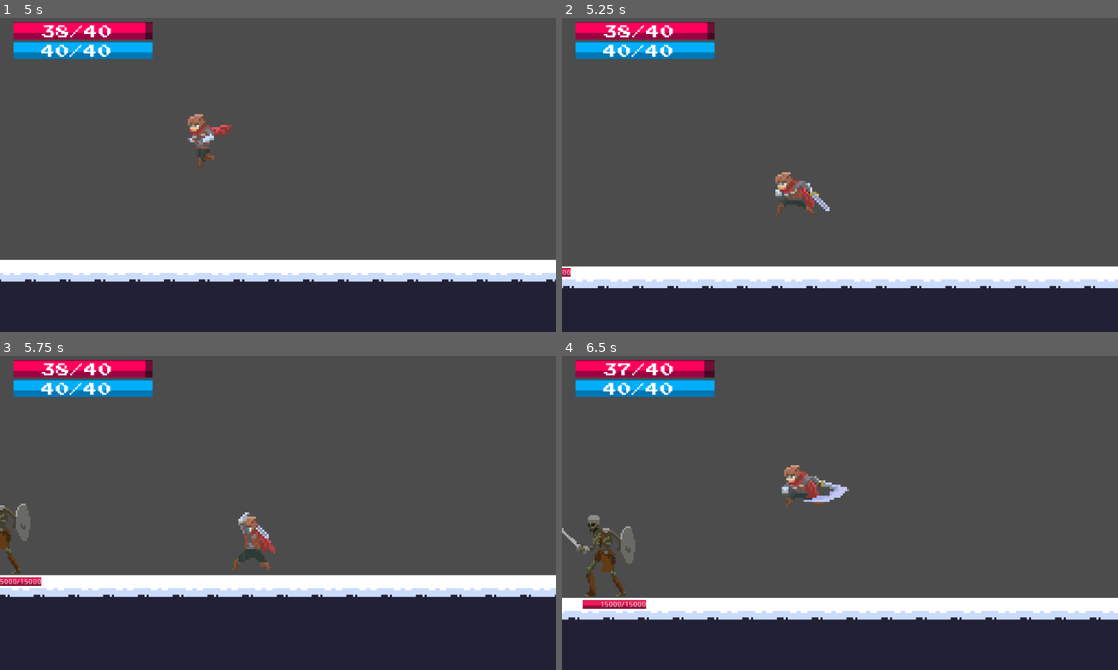
Above: before the commit, frames 1-4 (two rows, left to right).
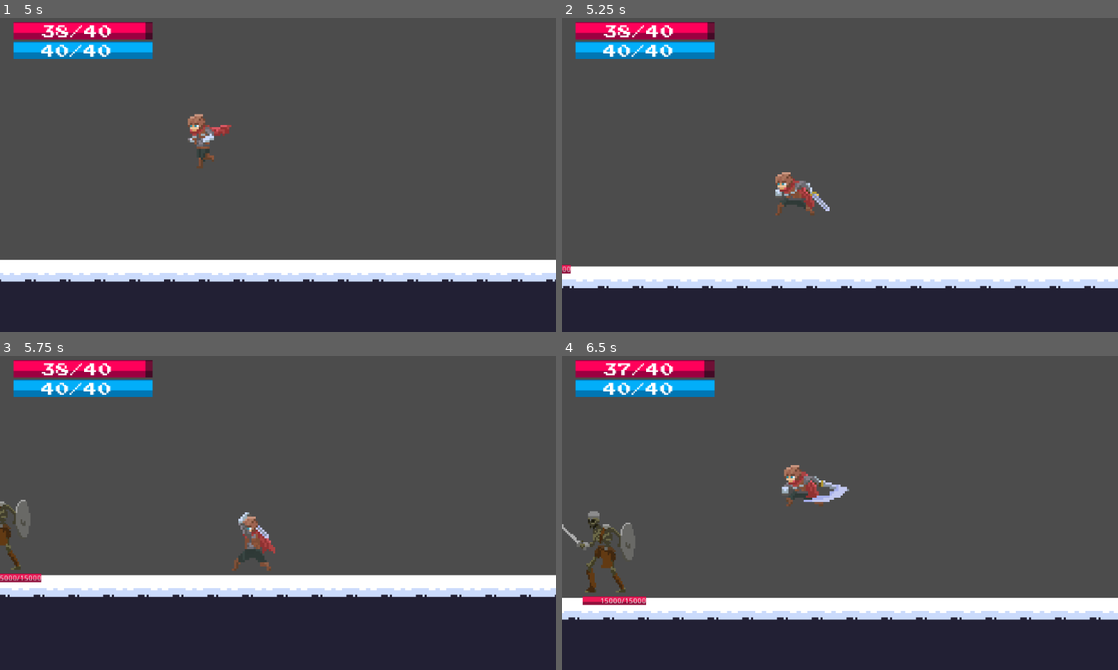
Above: after the commit, the same moments.

Repository: Threnkost/The-Destiny-of-Moon--Platformer-
Game: Godot game, scene res://Main/Main.tscn
The game is run twice, just before and just after one commit, with the same random seed, the same clock (stepped at 60 frames per second) and the same inputs.
Inputs (mouse positions are in pixels of both pictures, inside the frame that each line leads up to):
- Up to frame 1 (5 s): tap Enter (ui_accept) at 0.5 s; move the mouse to (400, 153) at 0.52 s; hold D (MoveRight) 0.53-1.28 s; hold Space (Attack) 0.53-1.28 s; tap W (Jump) at 0.77, 1.52, 3.02, 3.77, 4.52 s; move the mouse to (166, 184) at 1.27 s; hold A (MoveLeft) 1.28-2.03 s; tap K (DamageMyself) at 1.35, 3.6 s; move the mouse to (333, 96) at 2.02 s; hold F (LookUp) 2.03-2.78 s; hold D (MoveRight) 2.03-3.53 s; move the mouse to (250, 234) at 2.77 s; tap Space (Attack) at 2.85 s; move the mouse to (444, 218) at 3.52 s; hold A (MoveLeft) from 3.53 s (still down); move the mouse to (111, 121) at 4.27 s; tap F (LookUp) at 4.35 s
- Up to frame 2 (5.25 s): keep holding A (MoveLeft); move the mouse to (867, 168) at 5.02 s; hold Space (Attack) from 5.03 s (still down)
- Up to frame 3 (5.75 s): keep holding A (MoveLeft); keep holding Space (Attack)
- Up to frame 4 (6.5 s): move the mouse to (756, 425) at 5.77 s; release A (MoveLeft) at 5.78 s; release Space (Attack) at 5.78 s; hold D (MoveRight) from 5.78 s (still down); tap K (DamageMyself) at 5.85 s; tap W (Jump) at 6.02 s

Frame 1 is identical in both runs. In frame 2, less than 0.1% of the frame differs, in the area x 0-2%, y 78-83%; in frame 3, 0.6%; in frame 4, 1.2%, in the area x 0-16%, y 49-81%.

Commit message:
Fixing Resolution

Diff:
--- a/Enemies/BasicEnemy.gd
+++ b/Enemies/BasicEnemy.gd
@@ -1,8 +1,10 @@
 extends Entity
 
+export (float) var speed = 300
 export (int) var ai_react_time = 400
 
 var player_in := false
+var dir
 var next_direction
 var next_time
 
@@ -32,3 +34,21 @@
 	$Label.text = "%s/%s" % [health_point, max_health_point]
 
 	_handle_sliding()
+
+	if player_in:
+		if Global.player.global_position.x < global_position.x - 60:
+			set_ai_direction(-1)
+		elif Global.player.global_position.x > global_position.x + 60:
+			set_ai_direction(1)
+		else:
+			set_ai_direction(0)
+
+		if OS.get_ticks_msec() > next_time:
+			dir = next_direction
+			velocity.x = dir * 300
+
+	move_and_slide(velocity)
+
+func _on_PlayerDetection_body_entered(body):
+	if body.is_in_group("Player"):
+		player_in = false
--- a/Enemies/BasicEnemy.tscn
+++ b/Enemies/BasicEnemy.tscn
@@ -79,6 +79,9 @@
 radius = 36.531
 height = 95.4199
 
+[sub_resource type="CircleShape2D" id=4]
+radius = 251.291
+
 [node name="BasicEnemy" type="KinematicBody2D"]
 collision_layer = 8
 collision_mask = 64
@@ -128,3 +131,12 @@
 __meta__ = {
 "_edit_use_anchors_": false
 }
+
+[node name="PlayerDetection" type="Area2D" parent="."]
+collision_layer = 8
+collision_mask = 2
+
+[node name="CollisionShape2D" type="CollisionShape2D" parent="PlayerDetection"]
+position = Vector2( 14.2544, 14.2544 )
+shape = SubResource( 4 )
+[connection signal="body_entered" from="PlayerDetection" to="." method="_on_PlayerDetection_body_entered"]
--- a/Maps/TestStage.tscn
+++ b/Maps/TestStage.tscn
@@ -38,3 +38,4 @@
 "Enemy",
 ] instance=ExtResource( 5 )]
 position = Vector2( -478.628, 430.668 )
+speed = 200.0
Not shown: 2 places in Enemies/BasicEnemy.tscn that only renumber resources
